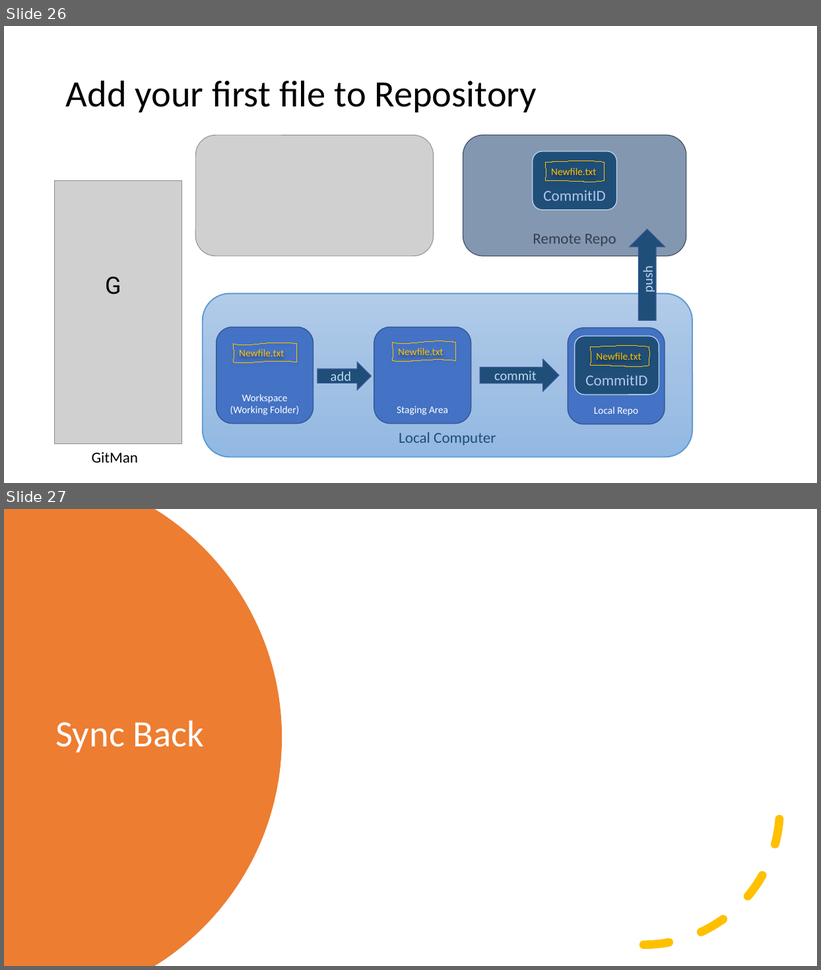
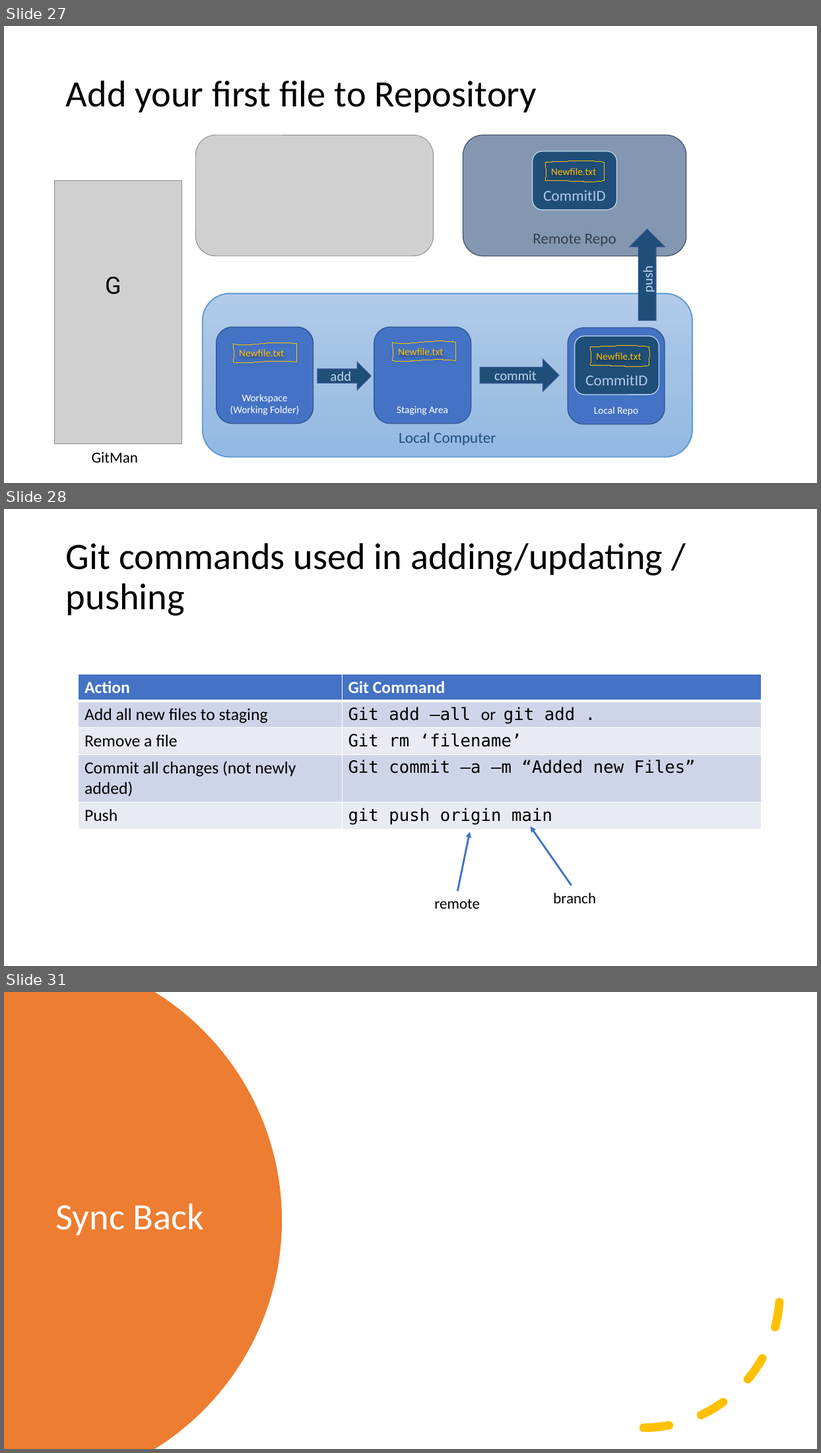
Before and after one commit to LearnWithCSA/GitWorkshop, a slide deck: SlideDeck/Git for Infra.pptx. Shown one above the other, each under a label of ours: slides 26 and 27 before the commit, slides 27, 28 and 31 after it; the slides between them are not shown. The pictures are 821x970 and 821x1453 pixels, drawn with LibreOffice and Linux fonts; fonts in the diff are those of the drawing; grey boxes stand for pictures. Boxes give left, top, right and bottom in pixels: in the first picture for what was removed or moved away, otherwise in the second. Text is boxed around its words. In the diff, an @@ line names an element or a change of style, - is before the commit and + after.

```diff
--- a/SlideDeck/Git for Infra.pptx
+++ b/SlideDeck/Git for Infra.pptx
@@ slide 28 added at [4, 509, 817, 966], background #FFFFFF @@
@@ title added at [66, 543, 663, 616], 44 pt, text #000000 @@
+Git commands used in adding/updating / pushing
@@ table added at [79, 674, 761, 827], 5 rows, 2 columns @@
+Action | Git Command
+Add all new files to staging | Git add –all or git add .
+Remove a file | Git rm ‘filename’
+Commit all changes (not newly added) | Git commit –a –m “Added new Files”
+Push | git push origin main
@@ arrow added from (458, 891) to (470, 832), #4472C4 2.25 pt @@
@@ arrow added from (572, 886) to (531, 827), #4472C4 2.25 pt @@
@@ text added at [434, 899, 480, 909], 18 pt, text #000000 @@
+remote
@@ text added at [553, 893, 596, 904], 18 pt, text #000000 @@
+branch
@@ what was slide 26 is now slide 27 @@
@@ what was slide 27 is now slide 31 @@
```
Also in this commit, not shown: 6 slides changed, 3 other slides added.
